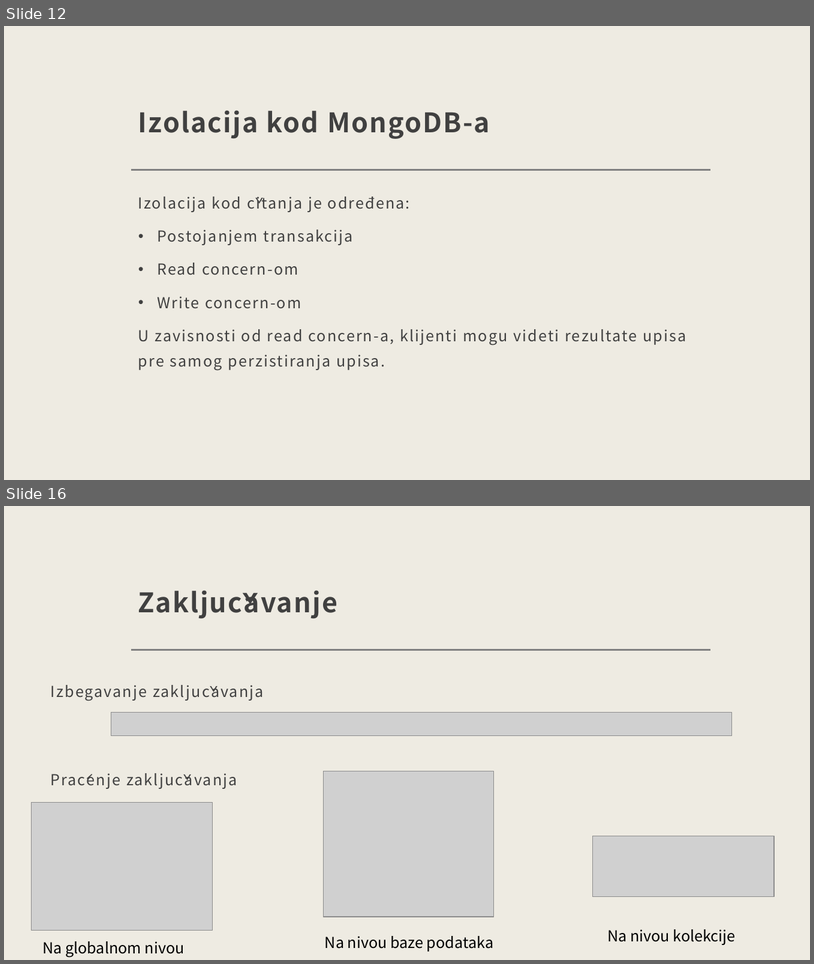
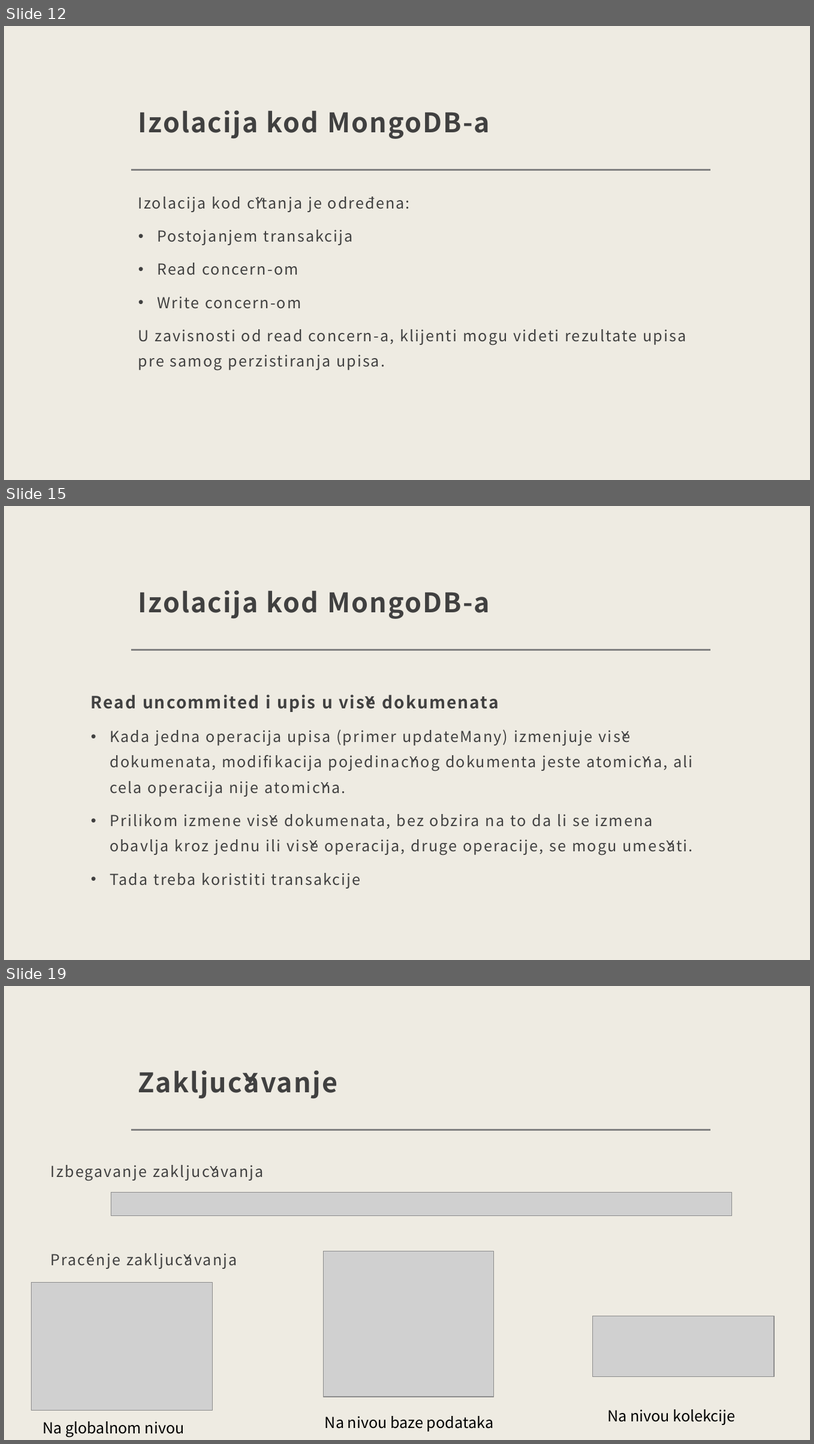
Before and after one commit to FruFruJ/sistemizaupravljanjebazamapodataka2, a slide deck: Obrada transakcija, planovi izvršavanja transakcija, izolacija i zaključavanje pp.pptx. Shown one above the other, each under a label of ours: slides 12 and 16 before the commit, slides 12, 15 and 19 after it; the slides between them are not shown. The pictures are 814x964 and 814x1444 pixels, drawn with LibreOffice and Linux fonts; fonts in the diff are those of the drawing; grey boxes stand for pictures. Boxes give left, top, right and bottom in pixels: in the first picture for what was removed or moved away, otherwise in the second. Text is boxed around its words. In the diff, an @@ line names an element or a change of style, - is before the commit and + after.

```diff
--- a/Obrada transakcija, planovi izvršavanja transakcija, izolacija i zaključavanje pp.pptx
+++ b/Obrada transakcija, planovi izvršavanja transakcija, izolacija i zaključavanje pp.pptx
@@ slide 15 added at (4,506,810,960), background #EEEBE2; not listed: 1 template element that a slide beside it also shows @@
@@ title added at (138,590,490,619), 32 pt, text #404040, bold @@
+Izolacija kod MongoDB-a
@@ text added at (91,694,693,888), 18 pt, text #404040 @@
+Read uncommited i upis u više dokumenata
+• Kada jedna operacija upisa (primer updateMany) izmenjuje više dokumenata, modifikacija pojedinačnog dokumenta jeste atomična, ali cela operacija nije atomična.
+• Prilikom izmene više dokumenata, bez obzira na to da li se izmena obavlja kroz jednu ili više operacija, druge operacije, se mogu umešati.
+• Tada treba koristiti transakcije
@@ what was slide 16 is now slide 19 @@
```
Also in this commit, not shown: 6 slides changed, 2 other slides added, 1 other file.
